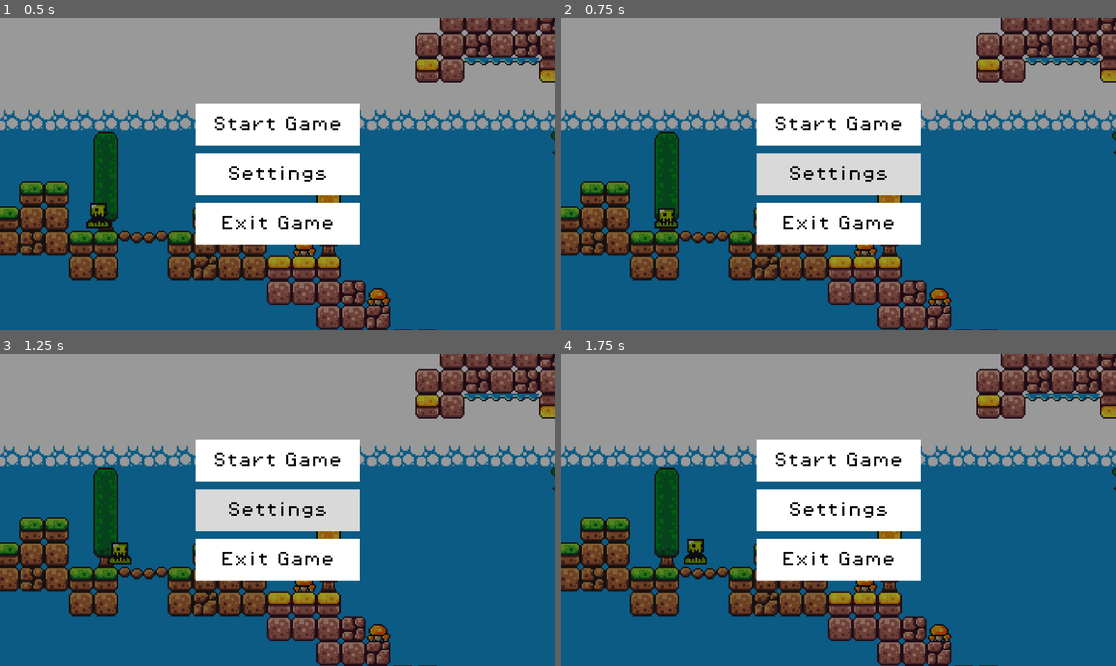
Above: before the commit, frames 1-4 (two rows, left to right).
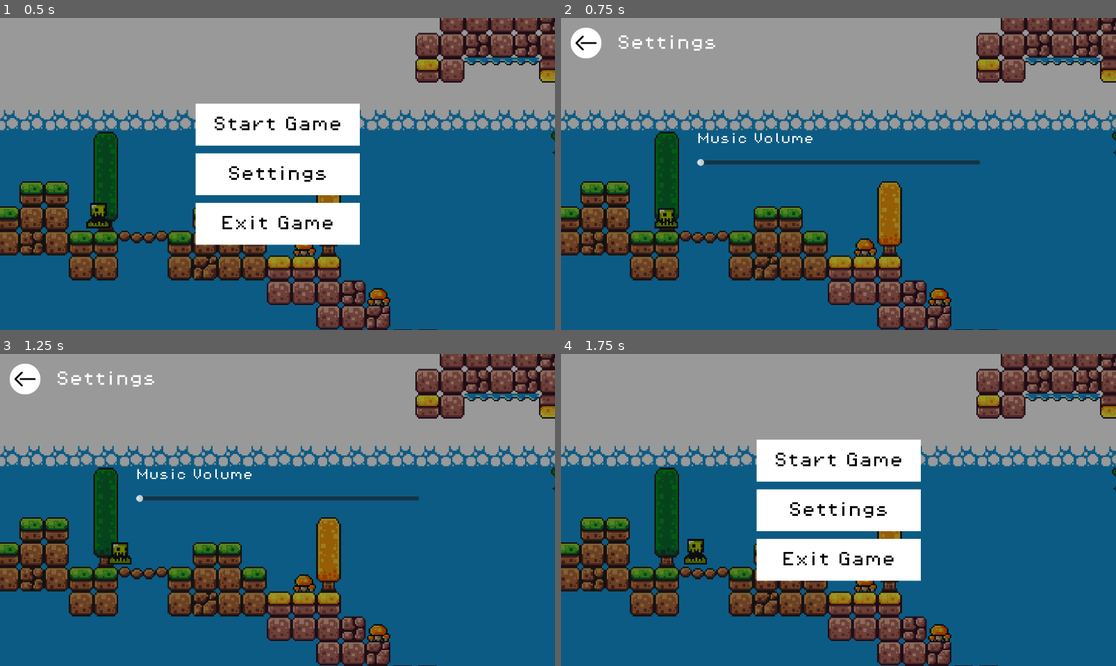
Above: after the commit, the same moments.

Repository: ImadSaddik/FirstGodotGame
Game: Godot game, scene res://scenes/start_screen_ui.tscn
The game is run twice, just before and just after one commit, with the same random seed, the same clock (stepped at 60 frames per second) and the same inputs.
Inputs (mouse positions are in pixels of both pictures, inside the frame that each line leads up to):
- Up to frame 1 (0.5 s): no input
- Up to frame 2 (0.75 s): click "Settings" at 0.5 s
- Up to frame 3 (1.25 s): no input
- Up to frame 4 (1.75 s): click (588, 378) at 1.27 s

Frame 1 is identical in both runs. In frame 2, 13% of the frame differs, in the area x 1-76%, y 3-73%; in frame 3, 13%; in frame 4, nothing differs.

Commit message:
Added the settings screen and programmed the settings and return buttons

Diff:
--- a/scenes/start_screen_ui.tscn
+++ b/scenes/start_screen_ui.tscn
@@ -1,9 +1,10 @@
-[gd_scene load_steps=12 format=3 uid="uid://b7e188lrybryb"]
+[gd_scene load_steps=13 format=3 uid="uid://b7e188lrybryb"]
 
 [ext_resource type="FontFile" uid="uid://dac2hu4hiieru" path="res://assets/fonts/PixelOperator8.ttf" id="1_521am"]
 [ext_resource type="Script" path="res://scripts/start_screen_ui.gd" id="1_elvmy"]
 [ext_resource type="Texture2D" uid="uid://byhorooeabb5o" path="res://assets/sprites/world_tileset.png" id="2_hqqql"]
 [ext_resource type="PackedScene" uid="uid://bfnranlc8tjgx" path="res://scenes/slime.tscn" id="3_4saye"]
+[ext_resource type="Texture2D" uid="uid://ckcq783q0yla6" path="res://assets/svg/return_button.svg" id="3_n3w1f"]
 
 [sub_resource type="StyleBoxFlat" id="StyleBoxFlat_ggd0a"]
 bg_color = Color(0, 0, 0, 0.4)
@@ -185,7 +186,7 @@
 physics_layer_0/collision_layer = 1
 sources/0 = SubResource("TileSetAtlasSource_xlxgc")
 
-[node name="StartScreenUI" type="Control"]
+[node name="StartScreenUI" type="Control" node_paths=PackedStringArray("settingsView", "startMenuView")]
 layout_direction = 1
 layout_mode = 3
 anchors_preset = 15
@@ -194,12 +195,14 @@
 grow_horizontal = 2
 grow_vertical = 2
 script = ExtResource("1_elvmy")
+settingsView = NodePath("CanvasLayer/SettingsView")
+startMenuView = NodePath("CanvasLayer/startMenuView")
 
 [node name="CanvasLayer" type="CanvasLayer" parent="."]
 layer = 2
 follow_viewport_scale = 4.0
 
-[node name="Panel" type="Panel" parent="CanvasLayer"]
+[node name="Background" type="Panel" parent="CanvasLayer"]
 anchors_preset = 15
 anchor_right = 1.0
 anchor_bottom = 1.0
@@ -207,7 +210,7 @@
 grow_vertical = 2
 theme_override_styles/panel = SubResource("StyleBoxFlat_ggd0a")
 
-[node name="ButtonsContainer" type="VBoxContainer" parent="CanvasLayer"]
+[node name="startMenuView" type="VBoxContainer" parent="CanvasLayer"]
 anchors_preset = 8
 anchor_left = 0.5
 anchor_top = 0.5
@@ -221,7 +224,7 @@
 grow_vertical = 2
 theme_override_constants/separation = 16
 
-[node name="StartGameButton" type="Button" parent="CanvasLayer/ButtonsContainer"]
+[node name="StartGameButton" type="Button" parent="CanvasLayer/startMenuView"]
 layout_mode = 2
 size_flags_vertical = 3
 theme_override_colors/font_hover_color = Color(0, 0, 0, 1)
@@ -236,7 +239,7 @@
 theme_override_styles/normal = SubResource("StyleBoxFlat_75i84")
 text = "Start Game"
 
-[node name="SettingsButton" type="Button" parent="CanvasLayer/ButtonsContainer"]
+[node name="SettingsButton" type="Button" parent="CanvasLayer/startMenuView"]
 layout_mode = 2
 size_flags_vertical = 3
 theme_override_colors/font_hover_color = Color(0, 0, 0, 1)
@@ -251,7 +254,7 @@
 theme_override_styles/normal = SubResource("StyleBoxFlat_75i84")
 text = "Settings"
 
-[node name="ExitGameButton" type="Button" parent="CanvasLayer/ButtonsContainer"]
+[node name="ExitGameButton" type="Button" parent="CanvasLayer/startMenuView"]
 layout_mode = 2
 size_flags_vertical = 3
 theme_override_colors/font_hover_color = Color(0, 0, 0, 1)
@@ -265,6 +268,51 @@
 theme_override_styles/pressed = SubResource("StyleBoxFlat_iyl6u")
 theme_override_styles/normal = SubResource("StyleBoxFlat_75i84")
 text = "Exit Game"
+
+[node name="SettingsView" type="Node" parent="CanvasLayer"]
+metadata/_edit_use_anchors_ = true
+
+[node name="HBoxContainer" type="HBoxContainer" parent="CanvasLayer/SettingsView"]
+visible = false
+offset_left = 20.0
+offset_top = 20.0
+offset_right = 1172.0
+offset_bottom = 84.0
+size_flags_vertical = 0
+theme_override_constants/separation = 32
+
+[node name="ReturnToStartMenuButton" type="TextureButton" parent="CanvasLayer/SettingsView/HBoxContainer"]
+layout_mode = 2
+texture_normal = ExtResource("3_n3w1f")
+
+[node name="Label" type="Label" parent="CanvasLayer/SettingsView/HBoxContainer"]
+layout_mode = 2
+size_flags_horizontal = 0
+size_flags_vertical = 1
+theme_override_fonts/font = ExtResource("1_521am")
+theme_override_font_sizes/font_size = 32
+text = "Settings"
+vertical_alignment = 1
+
+[node name="VBoxContainer" type="VBoxContainer" parent="CanvasLayer/SettingsView"]
+visible = false
+offset_left = 282.0
+offset_top = 239.0
+offset_right = 870.0
+offset_bottom = 321.0
+size_flags_vertical = 6
+theme_override_constants/separation = 16
+
+[node name="Label" type="Label" parent="CanvasLayer/SettingsView/VBoxContainer"]
+layout_mode = 2
+theme_override_fonts/font = ExtResource("1_521am")
+theme_override_font_sizes/font_size = 24
+text = "Music Volume"
+
+[node name="MusicVolumeSlider" type="HSlider" parent="CanvasLayer/SettingsView/VBoxContainer"]
+custom_minimum_size = Vector2(0, 20)
+layout_mode = 2
+size_flags_vertical = 3
 
 [node name="TileMap" type="TileMap" parent="."]
 position = Vector2(40, 31)
@@ -300,6 +348,7 @@
 scale = Vector2(3.5, 3.5)
 isUpsideDown = true
 
-[connection signal="pressed" from="CanvasLayer/ButtonsContainer/StartGameButton" to="." method="_on_start_game_button_pressed"]
-[connection signal="pressed" from="CanvasLayer/ButtonsContainer/SettingsButton" to="." method="_on_settings_button_pressed"]
-[connection signal="pressed" from="CanvasLayer/ButtonsContainer/ExitGameButton" to="." method="_on_exit_game_button_pressed"]
+[connection signal="pressed" from="CanvasLayer/startMenuView/StartGameButton" to="." method="_on_start_game_button_pressed"]
+[connection signal="pressed" from="CanvasLayer/startMenuView/SettingsButton" to="." method="_on_settings_button_pressed"]
+[connection signal="pressed" from="CanvasLayer/startMenuView/ExitGameButton" to="." method="_on_exit_game_button_pressed"]
+[connection signal="pressed" from="CanvasLayer/SettingsView/HBoxContainer/ReturnToStartMenuButton" to="." method="_on_return_to_start_menu_button_pressed"]
--- a/scripts/start_screen_ui.gd
+++ b/scripts/start_screen_ui.gd
@@ -1,4 +1,7 @@
 extends Control
+
+@export var settingsView: Node
+@export var startMenuView: VBoxContainer
 
 
 func _on_start_game_button_pressed() -> void:
@@ -6,8 +9,24 @@
 
 
 func _on_settings_button_pressed() -> void:
-	pass
+	startMenuView.hide()
+	show_child_inside_node(settingsView)
+
+
+func show_child_inside_node(node: Node) -> void:
+	for child in node.get_children(true):
+		child.show()
 
 
 func _on_exit_game_button_pressed() -> void:
 	get_tree().quit()
+
+
+func _on_return_to_start_menu_button_pressed() -> void:
+	hide_child_inside_node(settingsView)
+
+
+func hide_child_inside_node(node: Node) -> void:
+	startMenuView.show()
+	for child in node.get_children(true):
+		child.hide()
Not shown, added: assets/svg/return_button.svg.import
